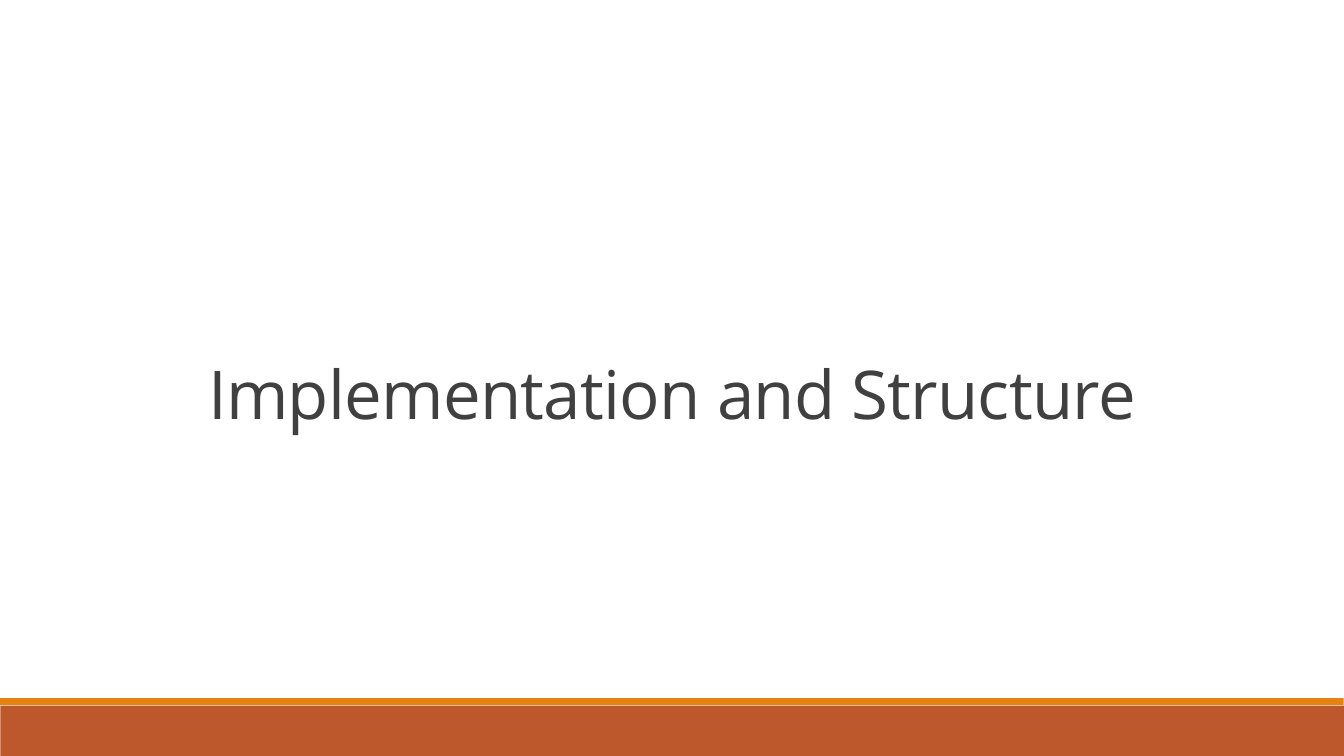
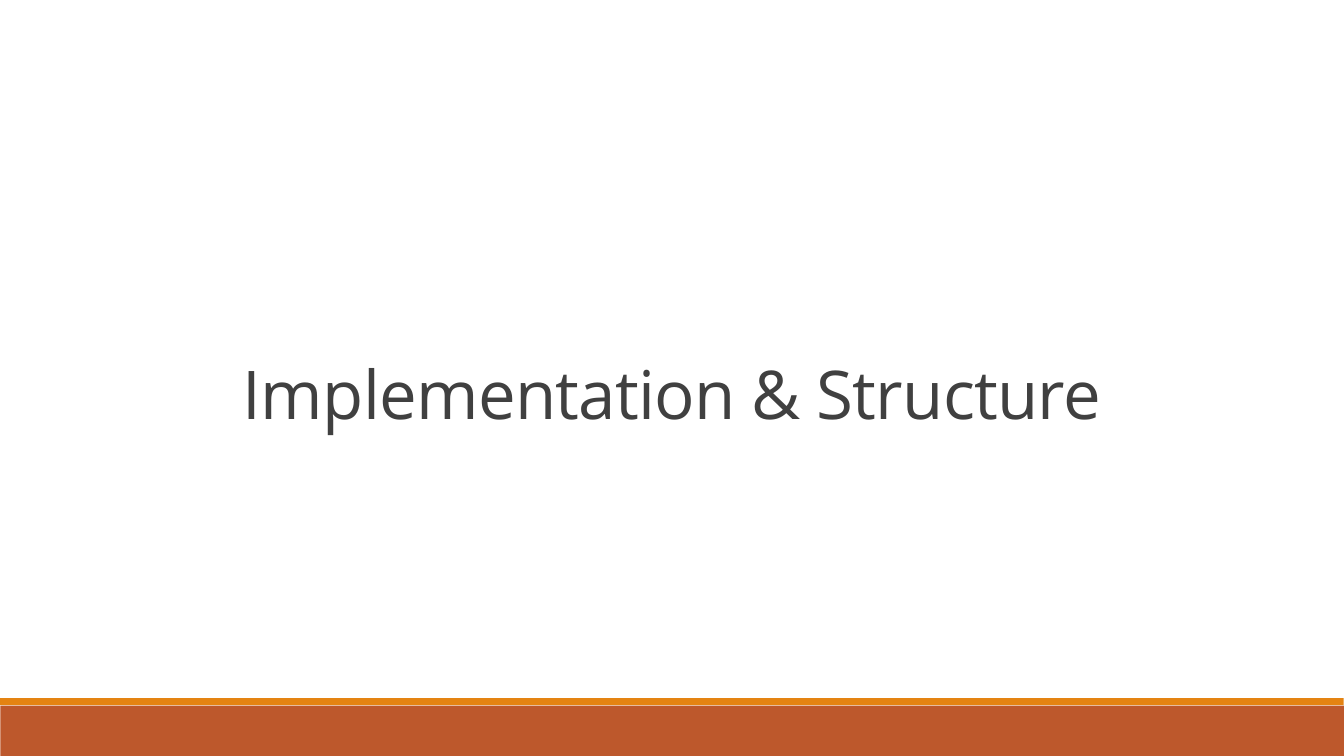
Before and after one commit to dragosthealex/roomies, a slide deck: slide 19 of res/presentation1/final_presentationv2.pptx. Drawn at 1344x756 pixels with LibreOffice and Linux fonts; fonts in the diff are those of the drawing. Boxes give left, top, right and bottom in pixels: in the first picture for what was removed or moved away, otherwise in the second. Text is boxed around its words. In the diff, an @@ line names an element or a change of style, - is before the commit and + after.

```diff
--- a/res/presentation1/final_presentationv2.pptx
+++ b/res/presentation1/final_presentationv2.pptx
@@ title at (243,368,1101,435): text changed @@
-Implementation and Structure
+Implementation & Structure
```
Also in this commit, not shown: 11 other slides changed, 4 slides added, 3 slides removed.
